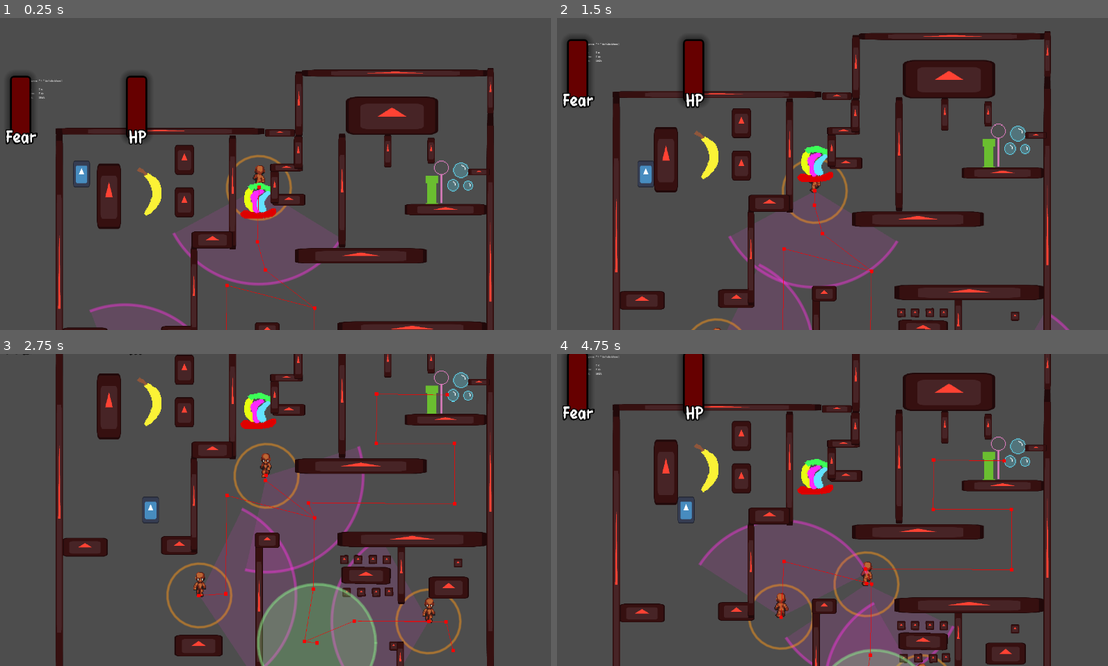
Above: before the commit, frames 1-4 (two rows, left to right).
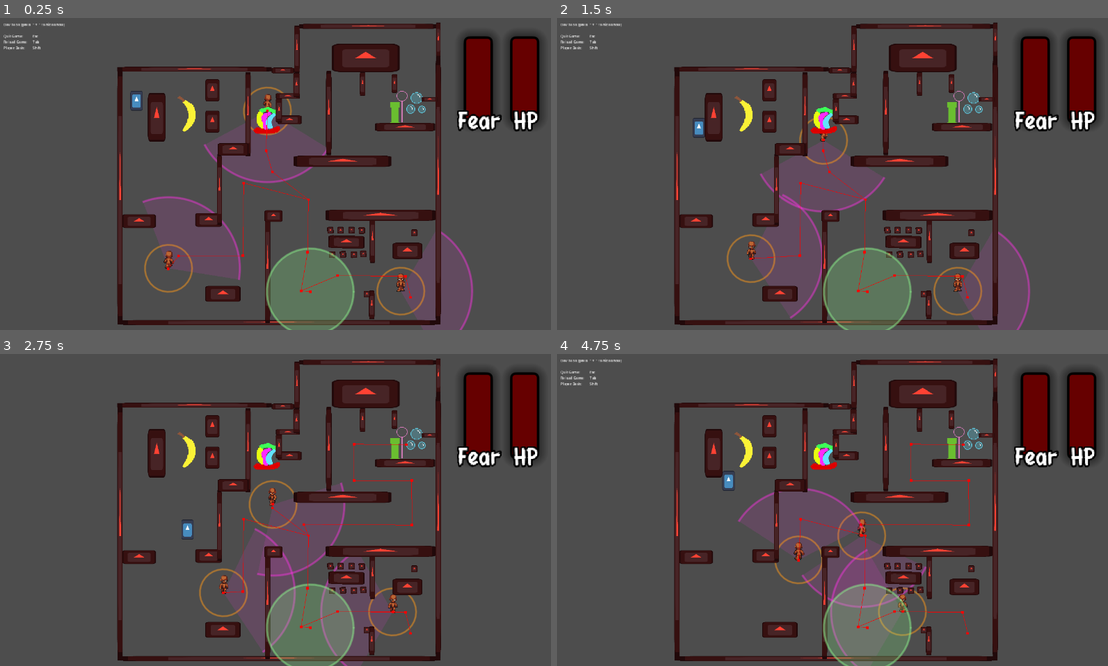
Above: after the commit, the same moments.

Repository: CarolineRoemer1998/NotABug
Game: Godot game, scene res://components/main/main.tscn
The game is run twice, just before and just after one commit, with the same random seed, the same clock (stepped at 60 frames per second) and the same inputs. The engine's default icon, where the game draws it, is replaced by a stand-in: a white triangle on a blue panel in a dark square.
Inputs:
- Up to frame 1 (0.25 s): no input
- Up to frame 2 (1.5 s): hold D (move_right) 0.53-1.28 s; tap Space (accept) at 0.6 s; hold S (move_down) from 1.28 s (still down); tap Shift (dash) at 1.35 s
- Up to frame 3 (2.75 s): release S (move_down) at 2.03 s; hold D (move_right) from 2.03 s (still down); tap ] (show_or_hide_dev_tools) at 2.1 s
- Up to frame 4 (4.75 s): release D (move_right) at 2.78 s; hold W (move_up) 2.78-3.53 s; tap Space (accept) at 2.85 s; hold A (move_left) from 3.53 s (still down); tap Shift (dash) at 3.6 s; tap ] (show_or_hide_dev_tools) at 4.35 s

The runs differ from the first frame. In frame 1, 32% of the frame differs, in the area x 0-99%, y 1-100%; in frame 2, 34%; in frame 3, 31%; in frame 4, 35%, in the area x 0-99%, y 0-100%.

Commit message:
Camera fixed

Diff:
--- a/components/main/main.tscn
+++ b/components/main/main.tscn
@@ -132,11 +132,11 @@
 
 [node name="Camera2D" type="Camera2D" parent="Game/Player" unique_id=1287668890]
 position = Vector2(18.375494, 0.097416155)
-zoom = Vector2(0.725, 0.725)
-limit_left = -18
-limit_top = -535
-limit_right = 2621
-limit_bottom = 1103
+zoom = Vector2(0.535, 0.535)
+limit_left = 568
+limit_top = -7
+limit_right = 47
+limit_bottom = 478
 
 [node name="ItemSpawnPositions" type="Node2D" parent="Game" unique_id=153864833]
 
@@ -160,42 +160,39 @@
 scale = Vector2(0.17483, 0.17483)
 metadata/_edit_lock_ = true
 
-[node name="UI" type="Control" parent="." unique_id=443723934]
+[node name="UI" type="CanvasLayer" parent="." unique_id=1468763875]
+
+[node name="HUD" type="Control" parent="UI" unique_id=222779790]
 layout_mode = 3
 anchors_preset = 0
-offset_right = 160.0
-offset_bottom = 90.0
-
-[node name="HUD" type="Control" parent="UI" unique_id=222779790]
+offset_left = 432.0
+offset_right = 432.0
+size_flags_horizontal = 0
+
+[node name="FearMeter" parent="UI/HUD" unique_id=1216261520 instance=ExtResource("7_gjvd5")]
 layout_mode = 1
-anchors_preset = 15
-anchor_right = 1.0
-anchor_bottom = 1.0
-grow_horizontal = 2
-grow_vertical = 2
-
-[node name="FearMeter" parent="UI/HUD" unique_id=1216261520 instance=ExtResource("7_gjvd5")]
-top_level = true
-layout_mode = 1
-anchors_preset = -1
-anchor_left = 0.9875
-anchor_right = 0.9875
-grow_horizontal = 1
-metadata/_edit_use_anchors_ = true
+offset_left = -32.0
+offset_top = 16.0
+offset_right = -7.0
+offset_bottom = 91.0
 
 [node name="HealthMeter" parent="UI/HUD" unique_id=643557903 instance=ExtResource("8_ymw2v")]
 layout_mode = 1
-offset_left = -28.0
-offset_right = -3.0
+offset_left = 8.0
+offset_top = 16.0
+offset_right = 33.0
+offset_bottom = 91.0
 
 [node name="WinScreen" type="Control" parent="UI" unique_id=1883836813]
+layout_mode = 3
 anchors_preset = 0
 
 [node name="LoseScreen" type="Control" parent="UI" unique_id=753610665]
+layout_mode = 3
 anchors_preset = 0
 
 [node name="DevUI" type="Control" parent="UI" unique_id=2020869848]
-layout_mode = 1
+layout_mode = 3
 anchors_preset = 15
 anchor_right = 1.0
 anchor_bottom = 1.0
@@ -224,11 +221,7 @@
 Player Dash:	      	Shift"
 
 [node name="TutorialScreen" parent="UI" unique_id=369353349 instance=ExtResource("9_ymw2v")]
-visible = false
-layout_mode = 1
-offset_left = 58.0
-offset_top = 118.0
-offset_right = 58.0
-offset_bottom = 118.0
+offset_left = -16.0
+offset_right = -16.0
 
 [editable path="Game/Player"]
--- a/globals/GameManager.gd
+++ b/globals/GameManager.gd
@@ -6,7 +6,7 @@
 var current_health : float = 100.0
 var current_fear : float = 100.0
 
-var current_game_state : STATE = STATE.Tutorial # TODO: zurück zu Tutorial ändern für Export
+var current_game_state : STATE = STATE.Playing # TODO: zurück zu Tutorial ändern für Export
 
 var collected_items : Array[Item] = []
 
Not shown: 1 places in components/main/main.tscn that only renumber resources
